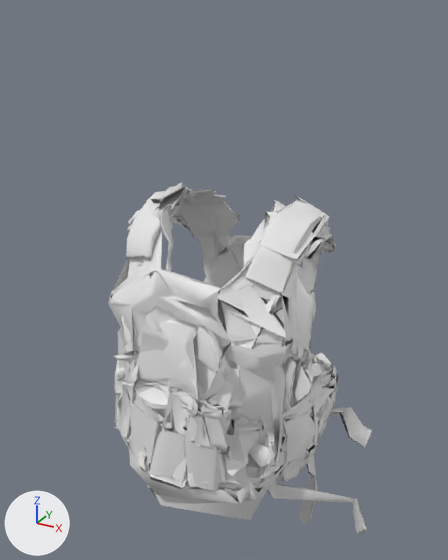
The glTF model public/models/gear/fit_firefighter_m.glb: old version first, new version second.
Both versions are drawn from a 50 mm lens placed at (0.536, -0.958, 0.972), pointed at (0.013, -0.007, 0.497). The axes (+X, +Y, +Z) are drawn at lower left. The lights are the same throughout. The older version comes first. Vertices at exactly the same position are counted once.

Names of what the first picture shows: 'backpack_hiking', 'backpack_school', 'bag_medic', 'vest_military', 'vest_swat' and 1 more.
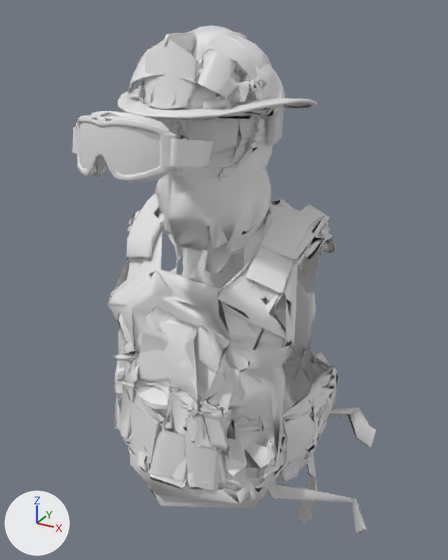
What differs and where, as boxes (x1, y1, x2, y2) in the pictures (448 x 560 px; the box of a moved part takes in the faces that stretch with it):
'vest_swat', reshaped (8% shorter): before (108, 182, 339, 520); after (108, 198, 338, 509)
'shemagh', added: after (155, 166, 272, 283)
'helmet_firefighter', added: after (118, 32, 317, 179)
'bag_medic', reshaped: before (159, 189, 372, 534); after (170, 239, 376, 534)
'helmet_swat', added: after (128, 45, 285, 180)
'goggles_tactical', added: after (72, 111, 213, 183)
'goggles_tactical_lens', added: after (79, 122, 188, 175)
'helmet_construction', added: after (162, 25, 272, 178)
'balaclava', added: after (170, 124, 273, 273)
'glasses_ballistic_lens', added: after (148, 117, 238, 151)
'helmet_military', added (mostly hidden): after (138, 70, 267, 170)
'mask_half', added: after (171, 145, 273, 184)
'glasses_ballistic', added (mostly hidden): after (171, 119, 228, 152)
part 1 of me_vest_swat, moved or reshaped: before (108, 182, 335, 520); after (108, 198, 335, 509)
part 2 of me_bag_medic, moved or reshaped: before (159, 189, 372, 447); after (170, 239, 376, 447)

The change, as a list of edits to the scene's bpy script:
```text
Change me_vest_swat:
    remove me_vest_swat.from_pydata(...)  # 2207 vertices, 4759 faces; spans x -0.236..0.226, y -0.212..0.271, z 0.052..0.667
    add me_vest_swat.from_pydata(...)  # 2208 vertices, 4759 faces; spans x -0.236..0.226, y -0.212..0.271, z 0.068..0.653
    me_vest_swat part 1: 753 vertices moved from x -0.221..0.196, y -0.206..0.252, z 0.052..0.667 to x -0.22..0.196, y -0.209..0.252, z 0.068..0.653; 17 vertices removed from x -0.193..0.224, y -0.198..0.184, z 0.198..0.609; 18 vertices added at x -0.168..0.224, y -0.195..0.184, z 0.197..0.583
Change me_bag_medic:
    remove me_bag_medic.from_pydata(...)  # 260 vertices, 512 faces; spans x -0.139..0.355, y -0.157..0.179, z 0.075..0.646
    add me_bag_medic.from_pydata(...)  # 260 vertices, 512 faces; spans x -0.126..0.354, y -0.157..0.191, z 0.074..0.632
    me_bag_medic part 2: 207 of 260 vertices moved; they spanned x -0.139..0.3, y -0.157..0.179, z 0.151..0.646 and now span x -0.126..0.31, y -0.157..0.191, z 0.155..0.632; mean shift (0.007, 0.004, -0.004); largest move (-0.08, 0.059, 0.645) -> (-0.125, 0.073, 0.602)
    other edits to the shape of me_bag_medic do not show in these pictures
Add ob_mask_half:
    ob_mask_half = bpy.data.objects.new('mask_half', me_mask_half)  # 751 vertices, 1498 faces; spans x -0.093..0.092, y -0.133..0.069, z 0.666..0.786
    ob_mask_half.location = (0.0, 0.0, 0.0)
Add ob_shemagh:
    ob_shemagh = bpy.data.objects.new('shemagh', me_shemagh)  # 450 vertices, 800 faces; spans x -0.099..0.102, y -0.129..0.113, z 0.497..0.74
    ob_shemagh.location = (0.0, 0.0, 0.0)
Add ob_balaclava:
    ob_balaclava = bpy.data.objects.new('balaclava', me_balaclava)  # 773 vertices, 1412 faces; spans x -0.108..0.105, y -0.138..0.123, z 0.539..0.907
    ob_balaclava.location = (0.0, 0.0, 0.0)
Add ob_goggles_tactical_lens:
    ob_goggles_tactical_lens = bpy.data.objects.new('goggles_tactical_lens', me_goggles_tactical_lens)  # 238 vertices, 294 faces; spans x -0.071..0.081, y -0.326..-0.1, z 0.756..0.838
    ob_goggles_tactical_lens.location = (0.0, 0.0, 0.0)
Add ob_goggles_tactical:
    ob_goggles_tactical = bpy.data.objects.new('goggles_tactical', me_goggles_tactical)  # 649 vertices, 1029 faces; spans x -0.094..0.095, y -0.325..-0.1, z 0.75..0.845
    ob_goggles_tactical.location = (0.0, 0.0, 0.0)
Add ob_glasses_ballistic_lens:
    ob_glasses_ballistic_lens = bpy.data.objects.new('glasses_ballistic_lens', me_glasses_ballistic_lens)  # 261 vertices, 338 faces; spans x -0.086..0.087, y -0.131..-0.053, z 0.766..0.829
    ob_glasses_ballistic_lens.location = (0.0, 0.0, 0.0)
Add ob_glasses_ballistic:
    ob_glasses_ballistic = bpy.data.objects.new('glasses_ballistic', me_glasses_ballistic)  # 653 vertices, 1135 faces; spans x -0.099..0.098, y -0.136..0.067, z 0.763..0.837
    ob_glasses_ballistic.location = (0.0, 0.0, 0.0)
Add ob_helmet_construction:
    ob_helmet_construction = bpy.data.objects.new('helmet_construction', me_helmet_construction)  # 957 vertices, 1695 faces; spans x -0.109..0.11, y -0.182..0.121, z 0.659..0.946
    ob_helmet_construction.location = (0.0, 0.0, 0.0)
Add ob_helmet_firefighter:
    ob_helmet_firefighter = bpy.data.objects.new('helmet_firefighter', me_helmet_firefighter)  # 1045 vertices, 1809 faces; spans x -0.15..0.157, y -0.207..0.175, z 0.659..0.939
    ob_helmet_firefighter.location = (0.0, 0.0, 0.0)
Add ob_helmet_swat:
    ob_helmet_swat = bpy.data.objects.new('helmet_swat', me_helmet_swat)  # 1021 vertices, 1678 faces; spans x -0.127..0.126, y -0.172..0.108, z 0.659..0.929
    ob_helmet_swat.location = (0.0, 0.0, 0.0)
Add ob_helmet_military:
    ob_helmet_military = bpy.data.objects.new('helmet_military', me_helmet_military)  # 837 vertices, 1535 faces; spans x -0.106..0.106, y -0.178..0.104, z 0.659..0.917
    ob_helmet_military.location = (0.0, 0.0, 0.0)
```
